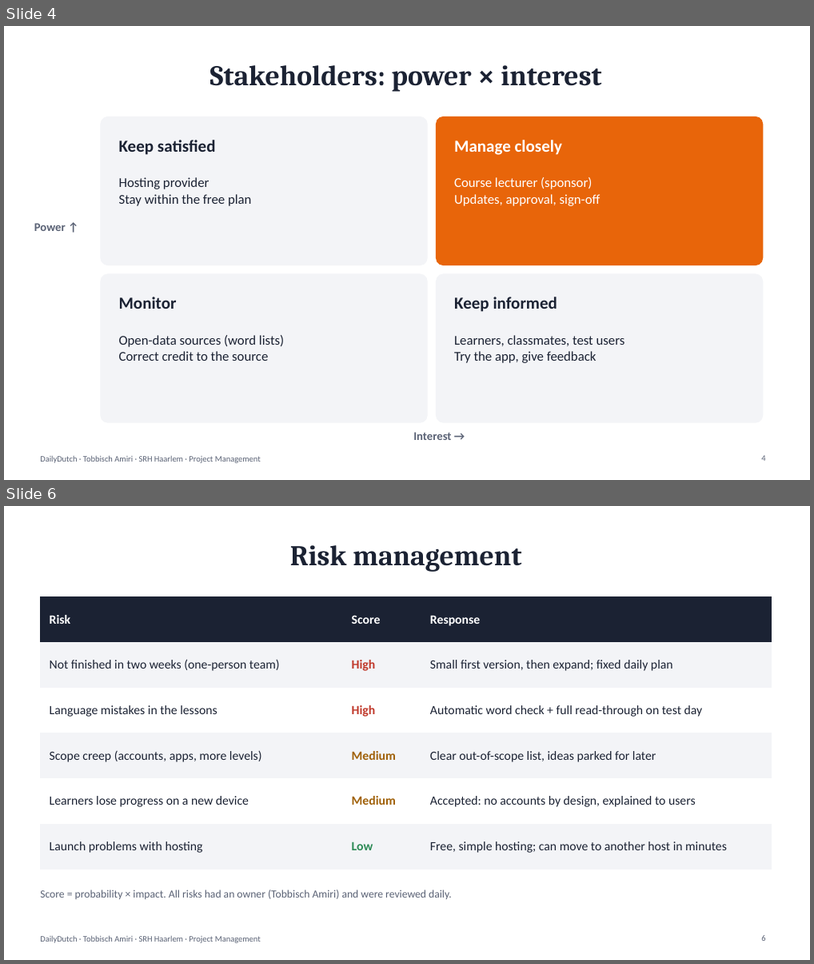
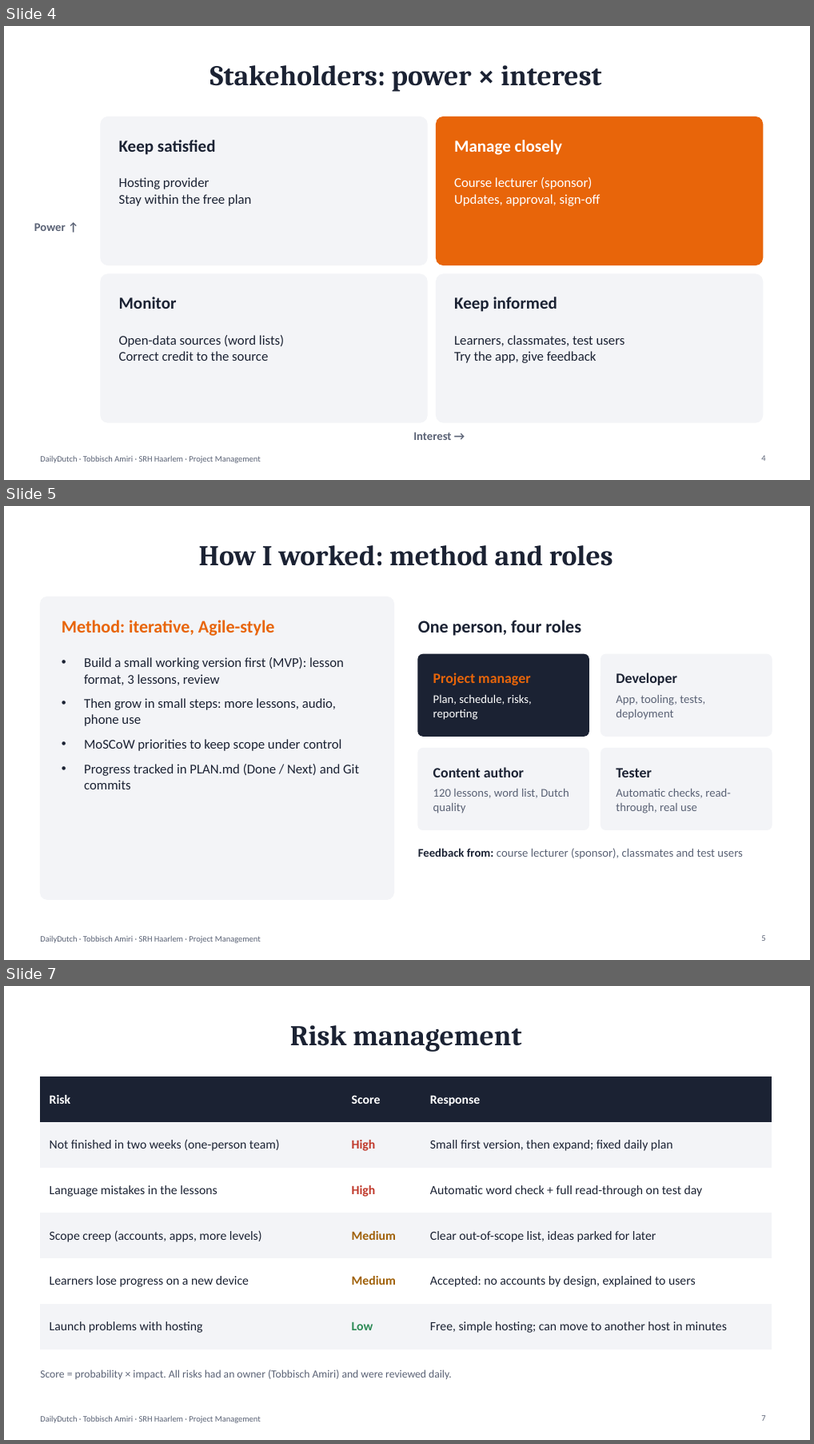
Before and after one commit to tobbissch/DailyDutch, a slide deck: project-management/DailyDutch-presentation.pptx. Shown one above the other, each under a label of ours: slides 4 and 6 before the commit, slides 4, 5 and 7 after it; the slides between them are not shown. The pictures are 814x964 and 814x1444 pixels, drawn with LibreOffice and Linux fonts; fonts in the diff are those of the drawing. Boxes give left, top, right and bottom in pixels: in the first picture for what was removed or moved away, otherwise in the second. Text is boxed around its words. In the diff, an @@ line names an element or a change of style, - is before the commit and + after.

```diff
--- a/project-management/DailyDutch-presentation.pptx
+++ b/project-management/DailyDutch-presentation.pptx
@@ slide 5 added at (4,506,810,960), background #FFFFFF; not listed: 1 template element that a slide beside it also shows @@
@@ title added at (199,545,614,566), 34 pt, text #1B2233, bold @@
+How I worked: method and roles
@@ rounded rectangle added at (40,596,394,900), fill #F3F4F7, outline #F3F4F7 1 pt @@
@@ text added at (62,620,275,636), 21 pt, text #E8650A, bold @@
+Method: iterative, Agile-style
@@ text added at (418,620,582,636), 21 pt, text #1B2233, bold @@
+One person, four roles
@@ text added at (84,657,359,789), 16 pt, text #1B2233 @@
+• Build a small working version first (MVP): lesson format, 3 lessons, review
+• Then grow in small steps: more lessons, audio, phone use
+• MoSCoW priorities to keep scope under control
+• Progress tracked in PLAN.md (Done / Next) and Git commits
@@ rounded rectangle added at (418,654,590,736), fill #1B2233, outline #1B2233 1 pt @@
@@ text added at (434,672,532,720), 14 pt, text #FFFFFF @@
+Project manager
+Plan, schedule, risks, reporting
@@ rounded rectangle added at (602,654,773,736), fill #F3F4F7, outline #F3F4F7 1 pt @@
@@ text added at (616,672,706,720), 14 pt, text #5A6275 @@
+Developer
+App, tooling, tests, deployment
@@ rounded rectangle added at (418,748,590,830), fill #F3F4F7, outline #F3F4F7 1 pt @@
@@ text added at (434,767,569,813), 14 pt, text #5A6275 @@
+Content author
+120 lessons, word list, Dutch quality
@@ rounded rectangle added at (602,748,773,830), fill #F3F4F7, outline #F3F4F7 1 pt @@
@@ text added at (616,768,731,813), 14 pt, text #5A6275 @@
+Tester
+Automatic checks, read-through, real use
@@ text added at (418,848,742,859), 14 pt, text #5A6275 @@
+Feedback from: course lecturer (sponsor), classmates and test users
@@ page number added at (762,935,766,940), 10 pt, text #5A6275 @@
+5
@@ what was slide 6 is now slide 7 @@
@@ page number at (762,1415,766,1420): text changed @@
-6
+7
```
Also in this commit, not shown: 4 slides changed, 1 other slide added, 1 other file.
